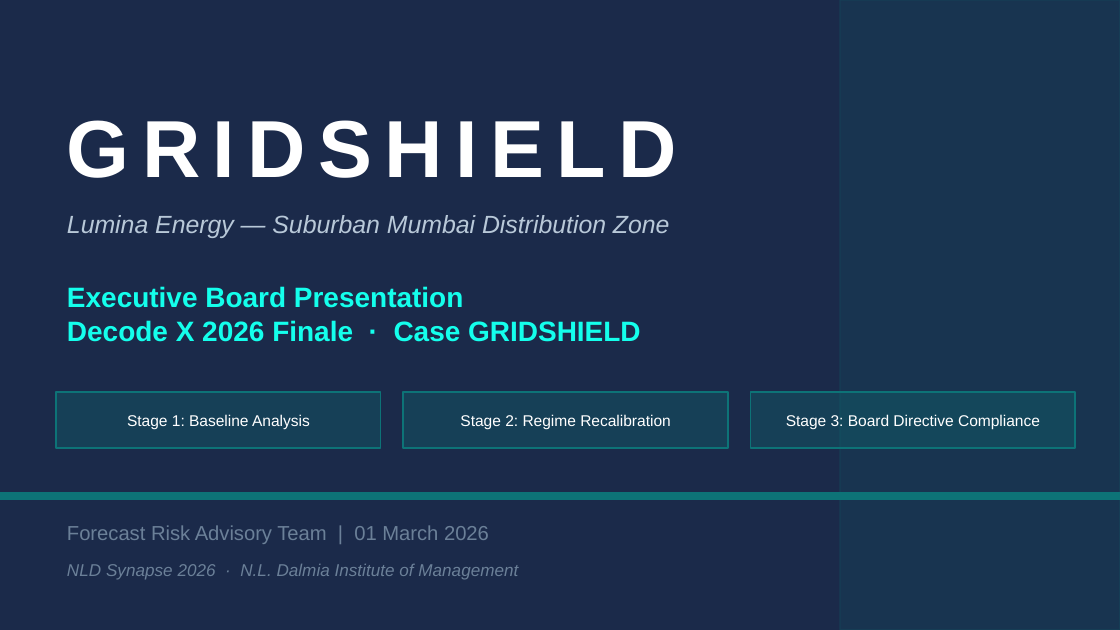
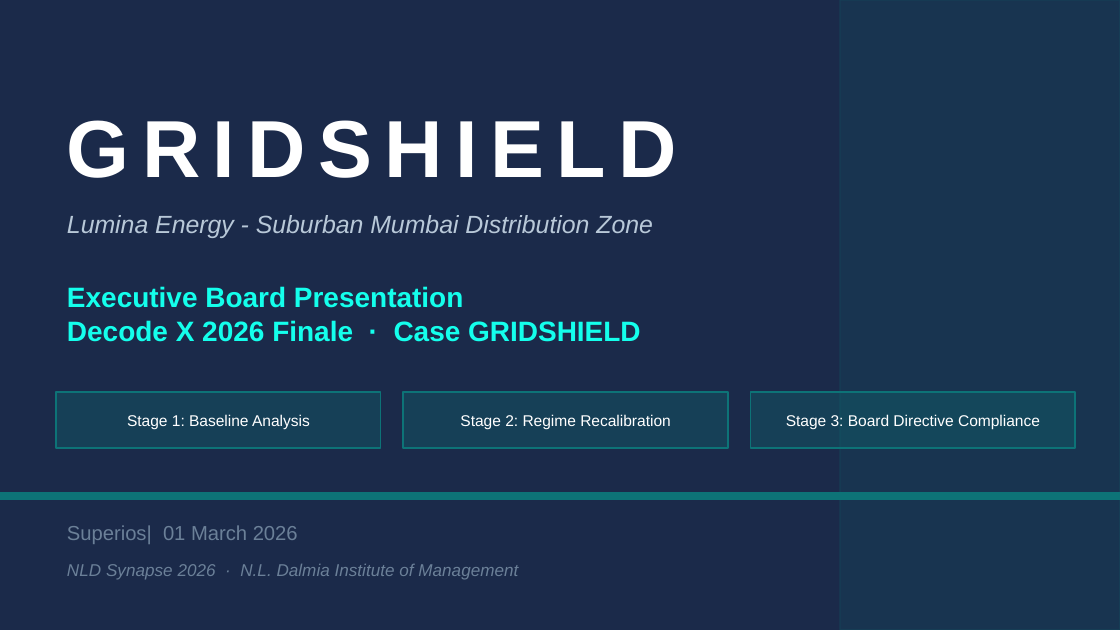
Before and after one commit to arnavgupta2004/DecodeX, a slide deck: slide 1 of Final Deliverables/GRIDSHIELD_Executive_Presentation.pptx. Drawn at 1120x630 pixels with LibreOffice and Linux fonts; fonts in the diff are those of the drawing. Boxes give left, top, right and bottom in pixels: in the first picture for what was removed or moved away, otherwise in the second. Text is boxed around its words. In the diff, an @@ line names an element or a change of style, - is before the commit and + after.

```diff
--- a/Final Deliverables/GRIDSHIELD_Executive_Presentation.pptx
+++ b/Final Deliverables/GRIDSHIELD_Executive_Presentation.pptx
@@ text at bbox=[67, 215, 653, 238]: text changed @@
-Lumina Energy — Suburban Mumbai Distribution Zone
+Lumina Energy - Suburban Mumbai Distribution Zone
@@ text at bbox=[67, 525, 298, 544]: text changed @@
-Forecast Risk Advisory Team | 01 March 2026
+Superios| 01 March 2026
```
Also in this commit, not shown: 10 other slides changed, 3 slides added, 3 slides removed, 4 other files.
